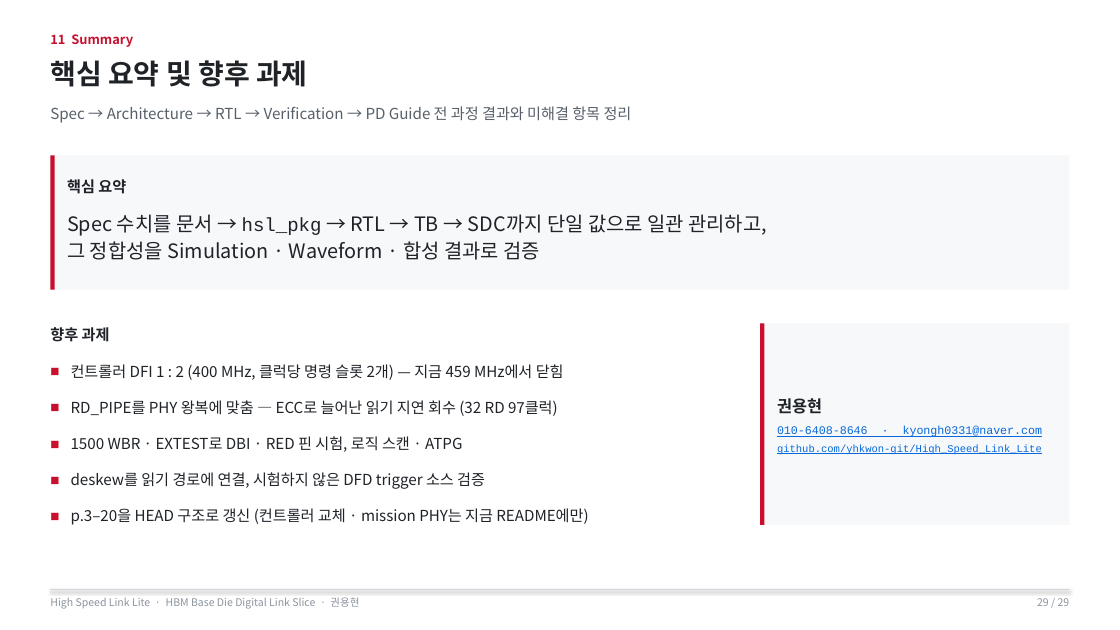
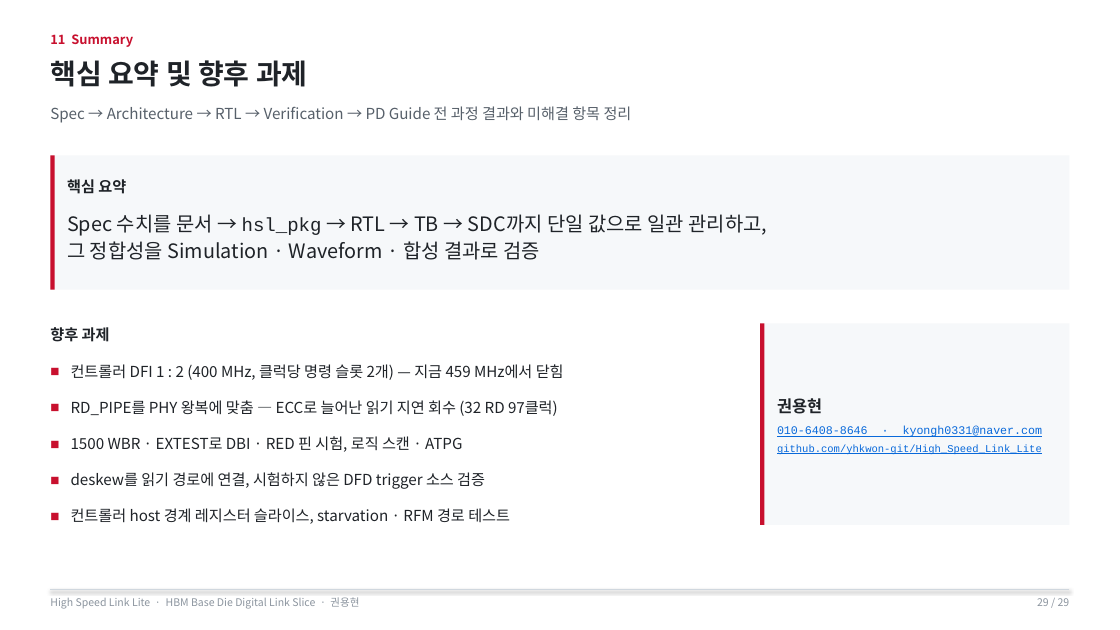
Before and after one commit to yhkwon-git/High_Speed_Link_Lite, a slide deck: slide 29 of portfolio-deck/HighSpeedLinkLite_Portfolio.pptx. Drawn at 1120x630 pixels with LibreOffice and Linux fonts; fonts in the diff are those of the drawing. Boxes give left, top, right and bottom in pixels: in the first picture for what was removed or moved away, otherwise in the second. Text is boxed around its words. In the diff, an @@ line names an element or a change of style, - is before the commit and + after.

```diff
--- a/portfolio-deck/HighSpeedLinkLite_Portfolio.pptx
+++ b/portfolio-deck/HighSpeedLinkLite_Portfolio.pptx
@@ text at (x1=71, y1=508, x2=510, y2=524): text changed @@
-■ p.3–20을 HEAD 구조로 갱신 (컨트롤러 교체 · mission PHY는 지금 README에만)
+■ 컨트롤러 host 경계 레지스터 슬라이스, starvation · RFM 경로 테스트
```
Also in this commit, not shown: 4 other slides changed, 18 slides added, 18 slides removed, 2 other files.
